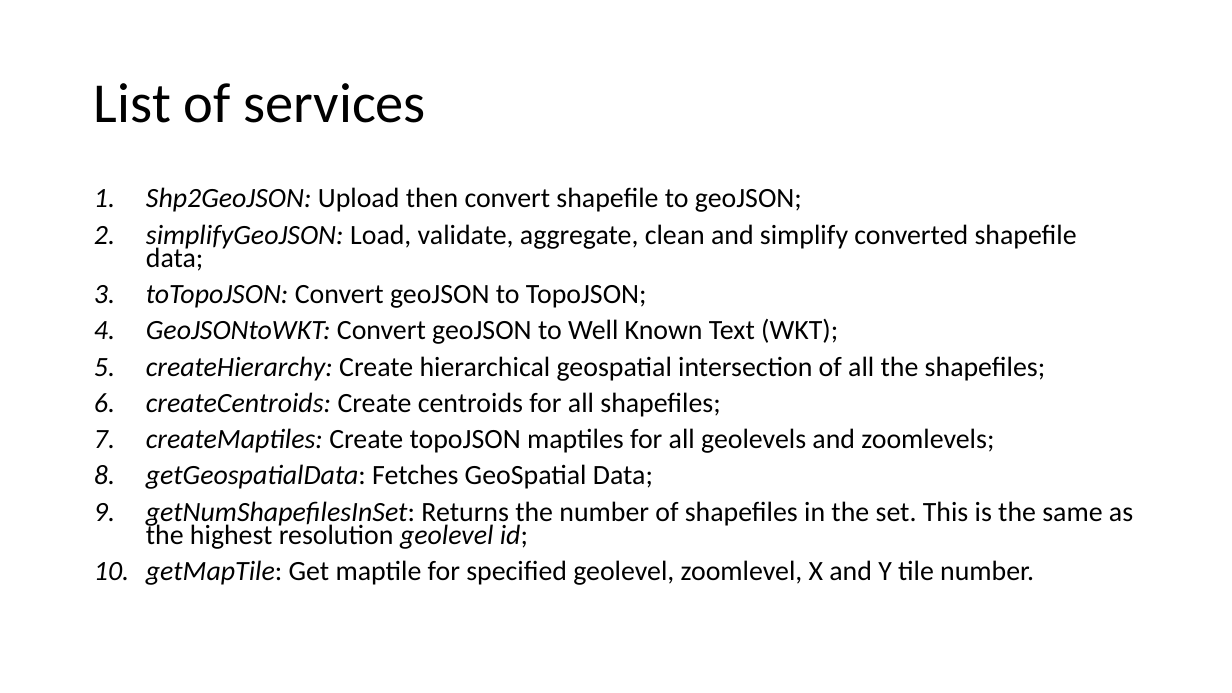
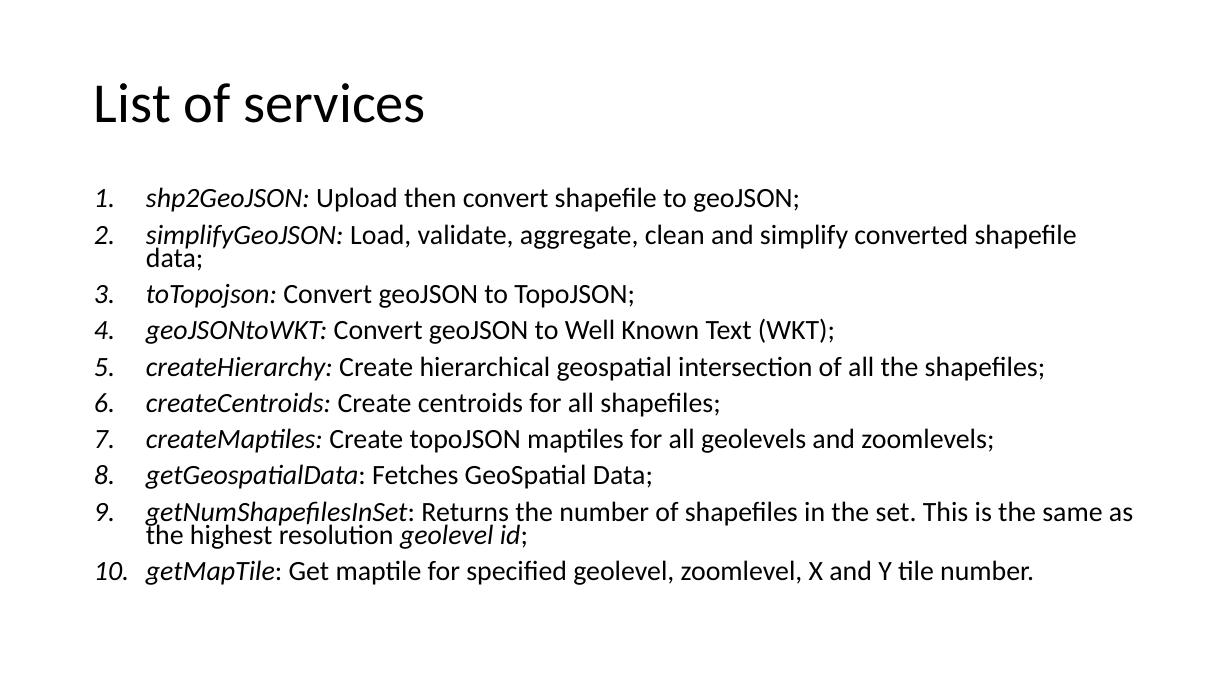
Before and after one commit to smallAreaHealthStatisticsUnit/rapidInquiryFacility, a slide deck: slide 22 of rifNodeServices/NodeGeoSpatialServices.pptx. Drawn at 1232x693 pixels with LibreOffice and Linux fonts; fonts in the diff are those of the drawing. Boxes give left, top, right and bottom in pixels: in the first picture for what was removed or moved away, otherwise in the second. Text is boxed around its words. In the diff, an @@ line names an element or a change of style, - is before the commit and + after.

```diff
--- a/rifNodeServices/NodeGeoSpatialServices.pptx
+++ b/rifNodeServices/NodeGeoSpatialServices.pptx
@@ text at (146, 187, 800, 212): text changed @@
-1. Shp2GeoJSON: Upload then convert shapefile to geoJSON;
+1. shp2GeoJSON: Upload then convert shapefile to geoJSON;
@@ text at (146, 284, 835, 344): text changed @@
-3. toTopoJSON: Convert geoJSON to TopoJSON;
-4. GeoJSONtoWKT: Convert geoJSON to Well Known Text (WKT);
+3. toTopojson: Convert geoJSON to TopoJSON;
+4. geoJSONtoWKT: Convert geoJSON to Well Known Text (WKT);
```
Also in this commit, not shown: 5 other slides changed, 3 other files.
